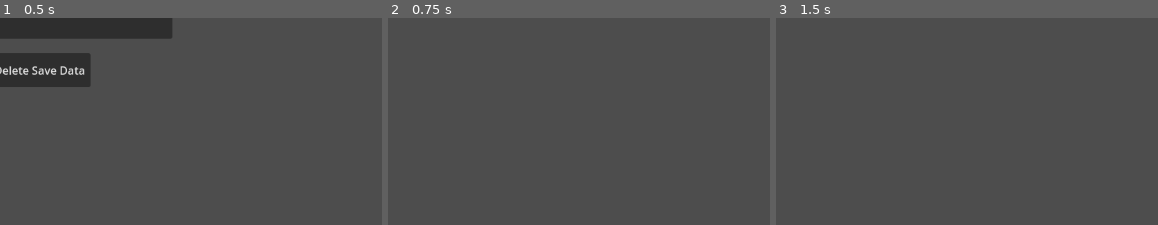
Above: before the commit, frames 1-3 (left to right).
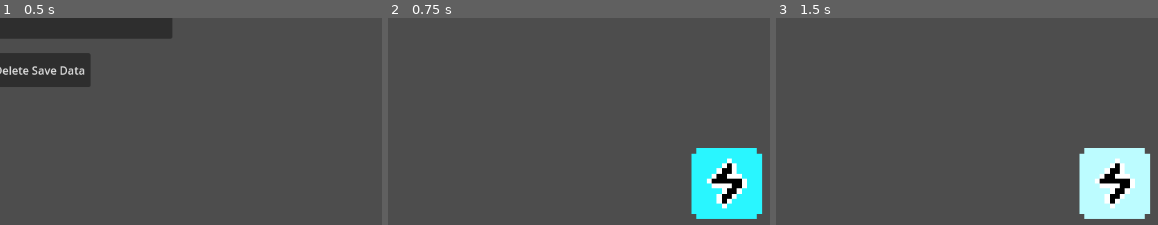
Above: after the commit, the same moments.

Repository: Goonchii/SitNSurviveTest
Game: Godot game, scene res://scenes/MainMenu.tscn
Two runs of this game, one before a commit and one after it. Both use one fixed random seed, a clock stepped at 60 frames per second and the inputs below.
Inputs (mouse positions are % of the whole screen's width and height, from its top left; square brackets give the same spot before the commit, where the layout moved):
- Up to frame 1 (0.5 s): no input
- Up to frame 2 (0.75 s): click "Start Night 1" at 0.5 s
- Up to frame 3 (1.5 s): click (48, 90) [41, 45] at 1.25 s
The pictures show only the part of the screen within x 4-54%, y 50-100%; the shares and areas given below are measured in that part.

Frame 1 is identical in both runs. In frame 2, 6.2% of the frame differs, in the area x 79-98%, y 62-98%; in frame 3, 6.2%.

Commit message:
Update office.tscn

Diff:
--- a/scenes/office.tscn
+++ b/scenes/office.tscn
@@ -1,9 +1,12 @@
-[gd_scene load_steps=6 format=3 uid="uid://b5w43eb767h57"]
+[gd_scene load_steps=9 format=3 uid="uid://b5w43eb767h57"]
 
 [ext_resource type="Script" uid="uid://dswpxndljle4a" path="res://scripts/Char1AI.gd" id="1_u4xte"]
 [ext_resource type="Script" uid="uid://3ctoqg5upbkx" path="res://scripts/Char2AI.gd" id="2_ou7di"]
 [ext_resource type="Script" uid="uid://b6j3urt4mwsgh" path="res://scripts/NightManager.gd" id="2_qphb6"]
 [ext_resource type="Script" uid="uid://dadhb1ppmelft" path="res://scripts/time.gd" id="3_jlpy7"]
+[ext_resource type="Texture2D" uid="uid://m2nejiyonrqw" path="res://assets/Buttons/ShockButtonOFF.png" id="5_2knxt"]
+[ext_resource type="Texture2D" uid="uid://w20fl61184de" path="res://assets/Buttons/ShockButtonON.png" id="6_fmddn"]
+[ext_resource type="Texture2D" uid="uid://cnlf2a7b3t1uf" path="res://assets/Buttons/ShockButtonHOVER.png" id="7_gdafm"]
 
 [sub_resource type="GDScript" id="GDScript_7jj4f"]
 script/source = "extends Control
@@ -37,7 +40,7 @@
 script = ExtResource("3_jlpy7")
 
 [node name="Timer" type="Timer" parent="Time"]
-wait_time = 10.0
+wait_time = 60.0
 
 [node name="ButtonControls" type="Control" parent="."]
 layout_mode = 3
@@ -45,9 +48,14 @@
 script = SubResource("GDScript_7jj4f")
 
 [node name="TextureButton" type="TextureButton" parent="ButtonControls"]
+texture_filter = 1
 layout_mode = 0
-offset_left = 461.0
-offset_top = 249.0
-offset_right = 501.0
-offset_bottom = 289.0
+offset_left = 507.0
+offset_top = 481.0
+offset_right = 623.0
+offset_bottom = 597.0
+texture_normal = ExtResource("5_2knxt")
+texture_pressed = ExtResource("6_fmddn")
+texture_hover = ExtResource("7_gdafm")
 ignore_texture_size = true
+stretch_mode = 0
